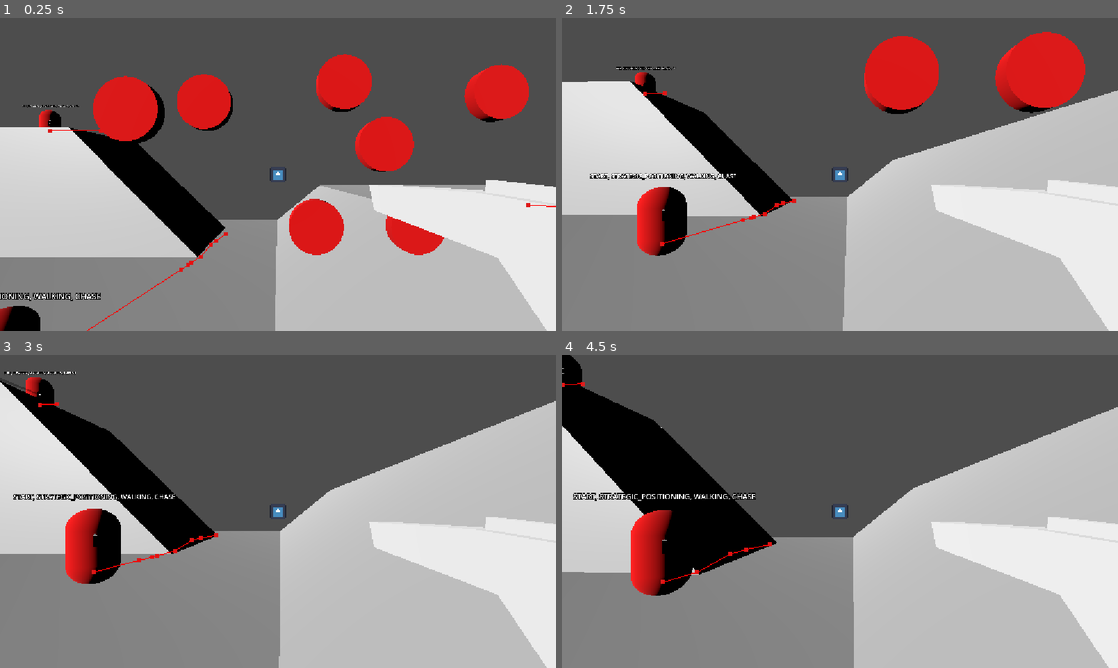
Above: before the commit, frames 1-4 (two rows, left to right).
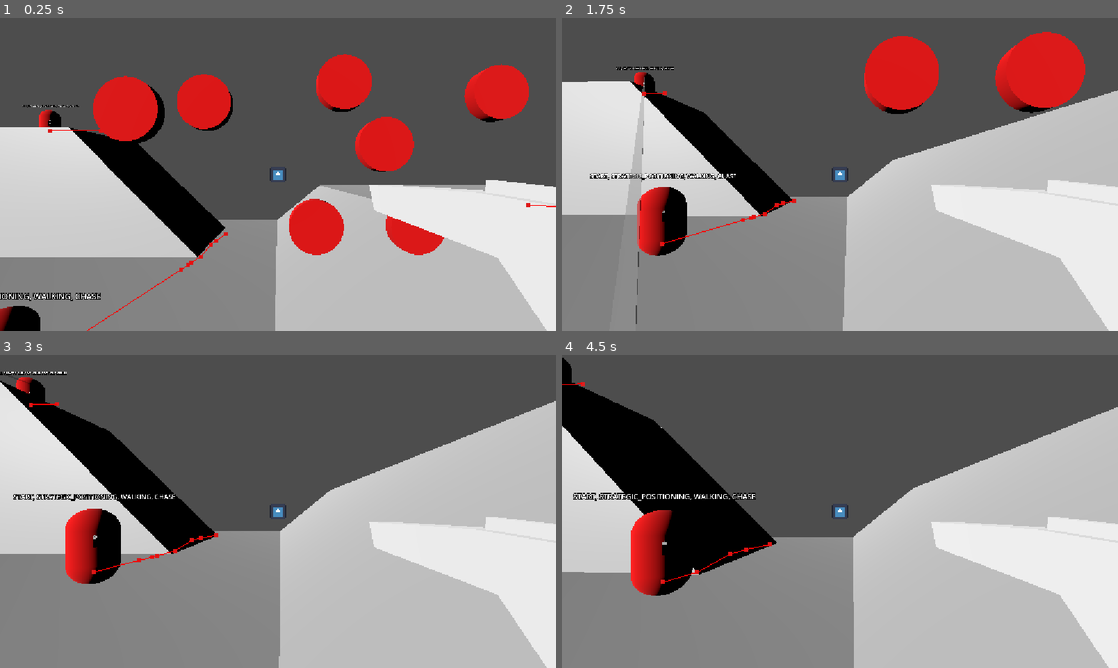
Above: after the commit, the same moments.

Repository: flowerFawn/unnamed-narrative-fps
Game: Godot game, scene res://prototyping/prototype world.tscn
Two runs of this game, one before a commit and one after it. Both use one fixed random seed, a clock stepped at 60 frames per second and the inputs below. The engine's default icon, where the game draws it, is replaced by a stand-in: a white triangle on a blue panel in a dark square.
Inputs (mouse positions are in pixels of both pictures, inside the frame that each line leads up to):
- Up to frame 1 (0.25 s): no input
- Up to frame 2 (1.75 s): move the mouse to (867, 174) at 0.52 s; press the mouse at (867, 174) at 0.53 s; hold W (Move Forward) from 0.53 s (still down); tap Space (Jump) at 0.77, 1.52 s; move the mouse to (812, 174) at 1.27 s; release the mouse at (812, 174) at 1.28 s; tap Shift (Sprint) at 1.35 s
- Up to frame 3 (3 s): keep holding W (Move Forward); move the mouse to (289, 505) at 2.02 s; press the mouse at (289, 505) at 2.03 s; move the mouse to (272, 517) at 2.77 s; release the mouse at (272, 517) at 2.78 s; tap Shift (Sprint) at 2.85 s
- Up to frame 4 (4.5 s): keep holding W (Move Forward); tap Space (Jump) at 3.02, 3.77 s; move the mouse to (878, 514) at 3.52 s; press the mouse at (878, 514) at 3.53 s; move the mouse to (795, 508) at 4.27 s; release the mouse at (795, 508) at 4.28 s; tap Shift (Sprint) at 4.35 s

The runs differ from the first frame. In frame 1, less than 0.1% of the frame differs, in the area x 9-10%, y 33-34%; in frame 2, 0.8%, in the area x 9-21%, y 15-98%; in frame 3, 0.5%; in frame 4, 0.2%.

Commit message:
fixed bug causing enemies to mark points unoccupied falsely
also moved weapon to line of sight level

Diff:
--- a/enemies/enemy.gd
+++ b/enemies/enemy.gd
@@ -280,7 +280,7 @@
 
 ##sets the state, as well as other variables that should be changed depending on the state
 func set_mode(new_mode:EnemyMode, context:ModeChangeContext = ModeChangeContext.NA) -> void:
-	if mode == EnemyMode.STRATEGIC_POSITIONING or mode == EnemyMode.STRATEGIC_SHOOTING: #before change
+	if (mode == EnemyMode.STRATEGIC_POSITIONING and new_mode != EnemyMode.STRATEGIC_SHOOTING) or mode == EnemyMode.STRATEGIC_SHOOTING: #before change
 		goal_strategy_point.leave()
 	mode = new_mode
 	match new_mode:
--- a/enemies/enemy.tscn
+++ b/enemies/enemy.tscn
@@ -23,10 +23,11 @@
 weapon_mesh = NodePath("EnemyHead/WeaponMesh")
 
 [node name="EnemyHead" type="Node3D" parent="." unique_id=1261952633]
+transform = Transform3D(1, 0, 0, 0, 1, 0, 0, 0, 1, 0, 0.6, 0)
 script = ExtResource("2_7frlh")
 
 [node name="WeaponMesh" type="MeshInstance3D" parent="EnemyHead" unique_id=1477299455]
-transform = Transform3D(-2, 0, -3.019916e-07, 0, 2, 0, 3.019916e-07, 0, -2, 0, 0.1568979, -0.65154004)
+transform = Transform3D(-2, 0, -3.019916e-07, 0, 2, 0, 3.019916e-07, 0, -2, 0, -0.40867543, -0.65154004)
 mesh = ExtResource("3_orwns")
 
 [node name="CollisionShape3D" type="CollisionShape3D" parent="." unique_id=60541016]
@@ -36,13 +37,14 @@
 mesh = SubResource("CapsuleMesh_vmthy")
 
 [node name="NavigationAgent3D" type="NavigationAgent3D" parent="." unique_id=887415089]
+target_desired_distance = 1.5
 debug_enabled = true
 
 [node name="AirtimeRaycast" type="RayCast3D" parent="." unique_id=429091408]
 target_position = Vector3(0, -2, 0)
 
 [node name="LOSRaycast" type="RayCast3D" parent="." unique_id=1599567930]
-transform = Transform3D(1, 0, 0, 0, 1, 0, 0, 0, 1, 0, 0.60703266, 0)
+transform = Transform3D(1, 0, 0, 0, 1, 0, 0, 0, 1, 0, 0.6, 0)
 
 [node name="Label3D" type="Label3D" parent="." unique_id=2023954163]
 transform = Transform3D(1, 0, 0, 0, 1, 0, 0, 0, 1, 0, 1.1883502, 0)
Not shown: 1 places in enemies/enemy.tscn that only renumber resources
